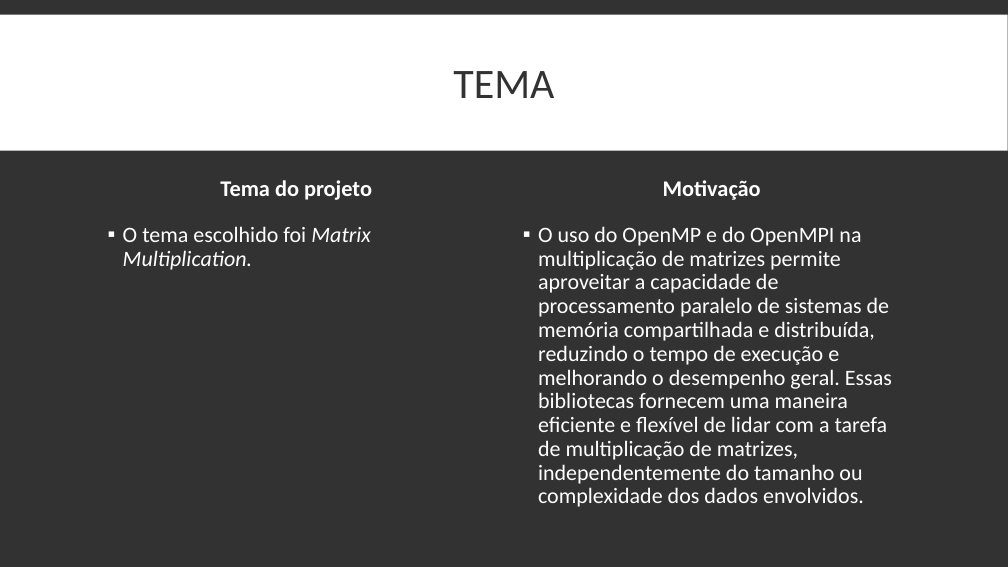
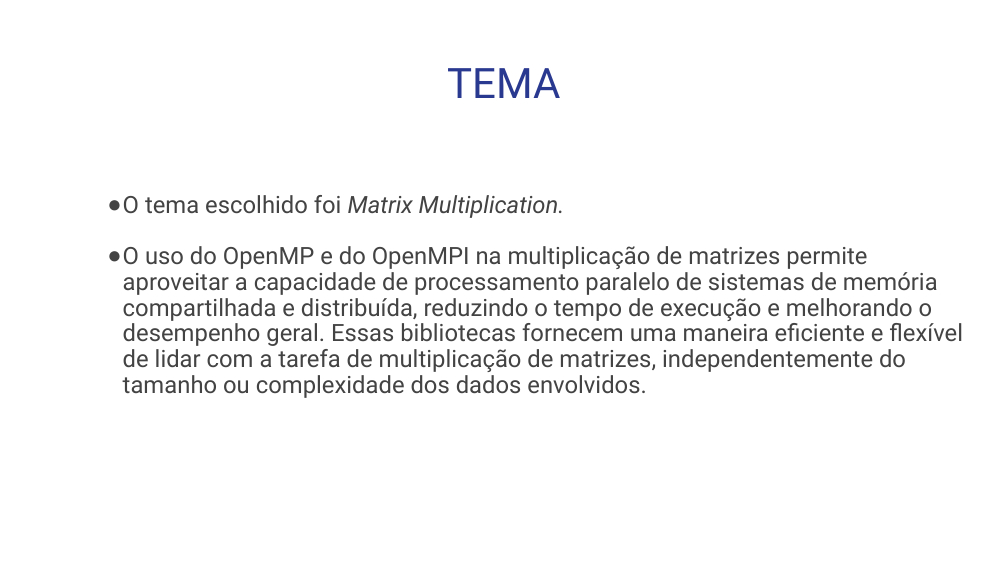
Before and after one commit to IgorTorquatto/Programacao_Concorrente, a slide deck: slide 2 of Projeto_Final/PROJETO.pptx. Drawn at 1008x567 pixels with LibreOffice and Linux fonts; fonts in the diff are those of the drawing. Boxes give left, top, right and bottom in pixels: in the first picture for what was removed or moved away, otherwise in the second. Text is boxed around its words. In the diff, an @@ line names an element or a change of style, - is before the commit and + after.

```diff
--- a/Projeto_Final/PROJETO.pptx
+++ b/Projeto_Final/PROJETO.pptx
@@ background #323232 to #FFFFFF @@
@@ rectangle removed at [0, 14, 1008, 150] @@
@@ title "TEMA" at [447, 68, 560, 98]: font Calibri to Roboto, text colour #323232 to #2A3990 @@
@@ text "O tema escolhido foi Matrix ...": place and size @@
-text "O tema escolhido foi Matrix ..." at [538, 226, 892, 507]
+text "O tema escolhido foi Matrix ..." at [123, 195, 963, 398]
@@ text at [123, 195, 565, 218]: paragraph added @@
+● O tema escolhido foi Matrix Multiplication.
@@ text removed at [220, 180, 372, 200] @@
-Tema do projeto
@@ text removed at [663, 180, 761, 200] @@
-Motivação
@@ text removed at [123, 226, 371, 270] @@
-▪ O tema escolhido foi Matrix Multiplication.
@@ text at [123, 246, 963, 398]: size 15.7 to 17 pt, font Calibri to Roboto, text colour #FFFFFF to #434343; bullet ▪ to ●; bullet colour #FFFFFF to #434343 @@
```
Also in this commit, not shown: 4 other slides changed, 1 other file.
